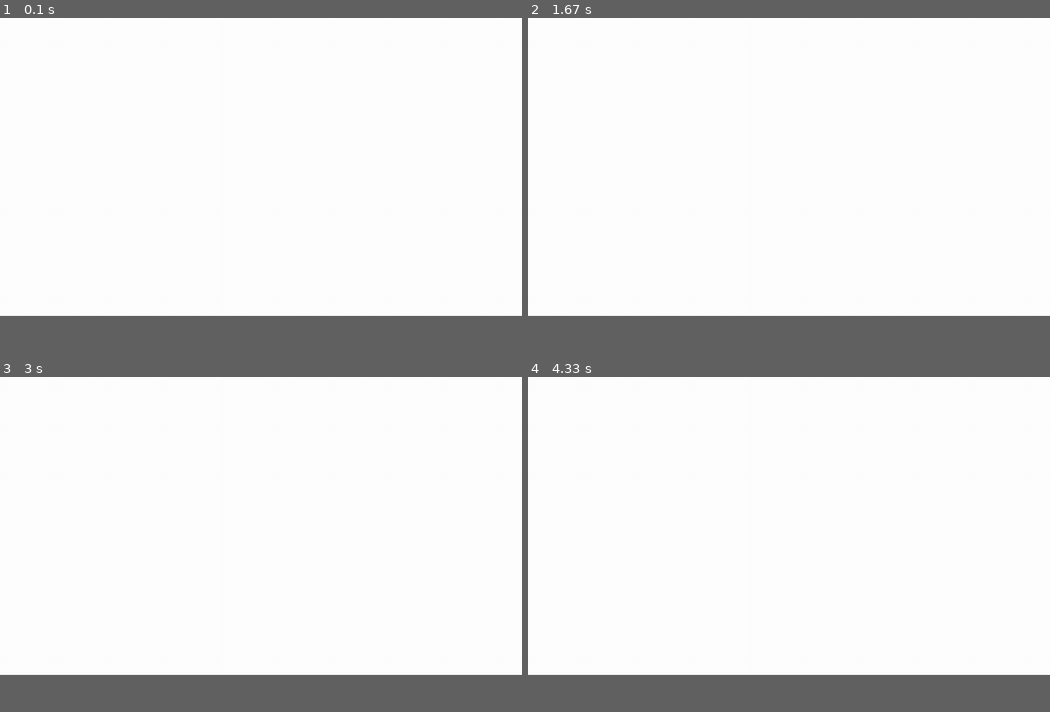
Above: before the commit, frames 1-4 (two rows, left to right).
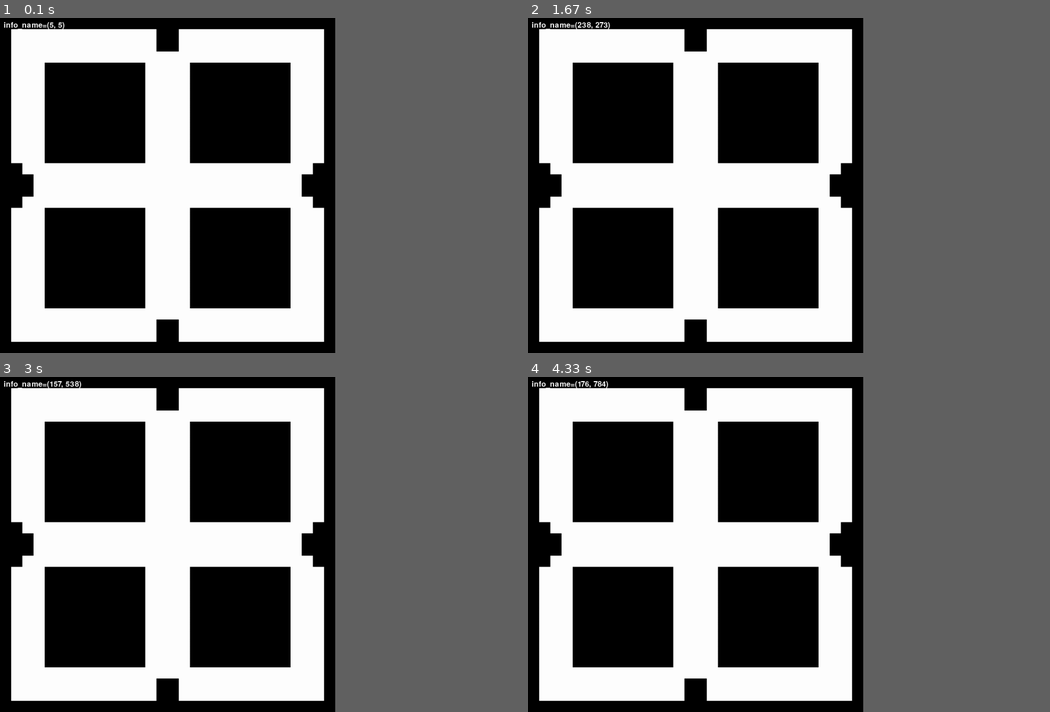
Above: after the commit, the same moments.

Repository: ArcherWayne/pygame_pathfinding
Game: pygame game, started from main.py
Same seed, same stepped clock (60 frames per second), same inputs: the game is played once before the commit and once after it.
Inputs (mouse positions are in pixels of both pictures, inside the frame that each line leads up to):
- Up to frame 1 (0.1 s): no input
- Up to frame 2 (1.67 s): click (695, 208) at 0.38 s; click (590, 262) at 0.72 s; click (820, 302) at 1.05 s; click (616, 118) at 1.38 s
- Up to frame 3 (3 s): click (167, 584) at 1.72 s; click (120, 474) at 2.05 s; click (281, 631) at 2.38 s; click (57, 578) at 2.72 s
- Up to frame 4 (4.33 s): click (595, 480) at 3.05 s; click (616, 601) at 3.38 s; click (815, 621) at 3.72 s; click (595, 668) at 4.05 s
In our replay, the window is 900x514 before the commit and 578x578 after it. These sizes can differ from the game's own. Grey fills any space a smaller window leaves; there, only what the larger window draws over its background counts as a difference.

The runs differ from the first frame. In frame 1, 33% of the frame differs, in the area x 0-65%, y 0-100%; in frame 2, 33%; in frame 3, 33%; in frame 4, 33%.

Commit message:
map_generator

Diff:
--- a/main.py
+++ b/main.py
@@ -1,20 +1,64 @@
+from urllib.parse import scheme_chars
 from pathfinding.core.grid import Grid
+from pathfinding.finder.a_star import AStarFinder
+from pathfinding.core.diagonal_movement import DiagonalMovement
 import pygame, sys, time
-import setting
 from debug import debug
 
 # general setup --------------------------------------------------------------------------------------------- #
+# color setup
+WHITE = (255, 255, 255)
+BLACK = (0, 0, 0)
+
+# 1是可以通过 0是不可以通过
+matrix = [
+	[0,0,0,0,0,0,0,0,0,0,0,0,0,0,0,0,0,0,0,0,0,0,0,0,0,0,0,0,0,0],
+	[0,1,1,1,1,1,1,1,1,1,1,1,1,0,0,0,0,1,1,1,1,1,1,1,1,1,1,1,1,0],
+	[0,1,1,1,1,1,1,1,1,1,1,1,1,1,0,0,1,1,1,1,1,1,1,1,1,1,1,1,1,0],
+	[0,1,1,1,1,1,1,1,1,1,1,1,1,1,1,1,1,1,1,1,1,1,1,1,1,1,1,1,1,0],
+	[0,1,1,1,0,0,0,0,0,0,0,0,0,1,1,1,1,0,0,0,0,0,0,0,0,0,1,1,1,0],
+	[0,1,1,1,0,0,0,0,0,0,0,0,0,1,1,1,1,0,0,0,0,0,0,0,0,0,1,1,1,0],
+	[0,1,1,1,0,0,0,0,0,0,0,0,0,1,1,1,1,0,0,0,0,0,0,0,0,0,1,1,1,0],
+	[0,1,1,1,0,0,0,0,0,0,0,0,0,1,1,1,1,0,0,0,0,0,0,0,0,0,1,1,1,0],
+	[0,1,1,1,0,0,0,0,0,0,0,0,0,1,1,1,1,0,0,0,0,0,0,0,0,0,1,1,1,0],
+	[0,1,1,1,0,0,0,0,0,0,0,0,0,1,1,1,1,0,0,0,0,0,0,0,0,0,1,1,1,0],
+	[0,1,1,1,0,0,0,0,0,0,0,0,0,1,1,1,1,0,0,0,0,0,0,0,0,0,1,1,1,0],
+	[0,1,1,1,0,0,0,0,0,0,0,0,0,1,1,1,1,0,0,0,0,0,0,0,0,0,1,1,1,0],
+	[0,1,1,1,0,0,0,0,0,0,0,0,0,1,1,1,1,0,0,0,0,0,0,0,0,0,1,1,1,0],
+	[0,1,1,1,1,1,1,1,1,1,1,1,1,1,1,1,1,1,1,1,1,1,1,1,1,1,1,1,1,0],
+	[0,0,0,1,1,1,1,1,1,1,1,1,1,1,1,1,1,1,1,1,1,1,1,1,1,1,1,0,0,0],
+	[0,0,0,1,1,1,1,1,1,1,1,1,1,1,1,1,1,1,1,1,1,1,1,1,1,1,1,0,0,0],
+	[0,1,1,1,1,1,1,1,1,1,1,1,1,1,1,1,1,1,1,1,1,1,1,1,1,1,1,1,1,0],
+	[0,1,1,1,0,0,0,0,0,0,0,0,0,1,1,1,1,0,0,0,0,0,0,0,0,0,1,1,1,0],
+	[0,1,1,1,0,0,0,0,0,0,0,0,0,1,1,1,1,0,0,0,0,0,0,0,0,0,1,1,1,0],
+	[0,1,1,1,0,0,0,0,0,0,0,0,0,1,1,1,1,0,0,0,0,0,0,0,0,0,1,1,1,0],
+	[0,1,1,1,0,0,0,0,0,0,0,0,0,1,1,1,1,0,0,0,0,0,0,0,0,0,1,1,1,0],
+	[0,1,1,1,0,0,0,0,0,0,0,0,0,1,1,1,1,0,0,0,0,0,0,0,0,0,1,1,1,0],
+	[0,1,1,1,0,0,0,0,0,0,0,0,0,1,1,1,1,0,0,0,0,0,0,0,0,0,1,1,1,0],
+	[0,1,1,1,0,0,0,0,0,0,0,0,0,1,1,1,1,0,0,0,0,0,0,0,0,0,1,1,1,0],
+	[0,1,1,1,0,0,0,0,0,0,0,0,0,1,1,1,1,0,0,0,0,0,0,0,0,0,1,1,1,0],
+	[0,1,1,1,0,0,0,0,0,0,0,0,0,1,1,1,1,0,0,0,0,0,0,0,0,0,1,1,1,0],
+	[0,1,1,1,1,1,1,1,1,1,1,1,1,1,1,1,1,1,1,1,1,1,1,1,1,1,1,1,1,0],
+	[0,1,1,1,1,1,1,1,1,1,1,1,1,1,0,0,1,1,1,1,1,1,1,1,1,1,1,1,1,0],
+	[0,1,1,1,1,1,1,1,1,1,1,1,1,0,0,0,0,1,1,1,1,1,1,1,1,1,1,1,1,0],
+    [0,0,0,0,0,0,0,0,0,0,0,0,0,0,0,0,0,0,0,0,0,0,0,0,0,0,0,0,0,0],
+]
+
+# matrix = [
+#     [0,2,0,4],
+#     [5,6,7,8]
+# ]
+
+black_surf = pygame.Surface((30, 30))
+black_surf.fill(BLACK)
+white_surf = pygame.Surface((30, 30))
+white_surf.fill(WHITE)
+
 ## pygame setup
 pygame.init()
-screen = pygame.display.set_mode(setting.window_size)
-
-# pygame.display.set_caption('window_name')
-# pygame.display.set_icon(pygame.image.load('assets/blade game.png'))
-# background_surface = pygame.transform.scale(
-#     pygame.image.load('assets/background/ground.png').convert(), (setting.WIN_WIDTH, setting.WIN_HEIGTH))
-# background_rect = background_surface.get_rect(center=(setting.WIN_WIDTH / 2, setting.WIN_HEIGTH / 2))
-# clock = pygame.time.Clock()
-# font = pygame.font.Font('assets/font/Pixeltype.ttf', 50)
+clock = pygame.time.Clock()
+screen = pygame.display.set_mode((900,900))
+pygame.display.set_caption('pathfinding_snowfield')
 
 ## varibles setup
 game_active = True
@@ -25,6 +69,19 @@
 # group setup ----------------------------------------------------------------------------------------------- #
 all_sprites = pygame.sprite.Group()
 collision_sprites = pygame.sprite.Group()
+
+# functions ------------------------------------------------------------------------------------------------- #
+def draw_background(matrix, white_surf, black_surf):
+
+    for row in range(len(matrix)):
+        for col in range(len(matrix[row])):
+            if matrix[row][col] == 0: # 不可以通过, 涂黑
+                screen.blit(black_surf, (row*30, col*30))
+            if matrix[row][col] != 0: # 可以通过, 涂白
+                screen.blit(white_surf, (row*30, col*30))
+
+            pass
+
 
 # main ------------------------------------------------------------------------------------------------------ #
 def main():
@@ -42,10 +99,11 @@
                 sys.exit()
 
         if game_active:
-            screen.fill(setting.WHITE)
-            # screen.blit(background_surface, background_rect)
+            screen.fill(WHITE)
+            draw_background(matrix, white_surf, black_surf)
             all_sprites.update()
             all_sprites.draw(screen)
+            debug(pygame.mouse.get_pos())
 
 
         pygame.display.update()
--- a/me_pathfinding.py
+++ b/me_pathfinding.py
@@ -5,7 +5,7 @@
 matrix = [
     [1, 1, 1, 1, 1, 1],
     [1, 0, 1, 1, 1, 1],
-    [1, 1, 1, 1, 1, 1]
+    [1, 1, 1, 1, 1, 1],
 ]
 
 # 1. create a grid
@@ -16,6 +16,7 @@
 end = grid.node(5, 2)
 
 # 3. create a finder with a movement style
+# 此处是创建了一个实例
 finder = AStarFinder(diagonal_movement=DiagonalMovement.always)
 
 # 4. use the finder to find the path
--- /dev/null
+++ b/pathfinding_roomba.py
@@ -0,0 +1,172 @@
+import pygame, sys
+from pathfinding.core.grid import Grid
+from pathfinding.finder.a_star import AStarFinder
+from pathfinding.core.diagonal_movement import DiagonalMovement
+
+class Pathfinder: # pathfinder 在这里是一个功能, 这个类的作用就是管理这个功能的代码
+	def __init__(self,matrix):
+
+		# setup
+		self.matrix = matrix
+		self.grid = Grid(matrix = matrix)
+		self.select_surf = pygame.image.load('selection.png').convert_alpha()
+
+		# pathfinding
+		self.path = []
+
+		# Roomba
+		self.roomba = pygame.sprite.GroupSingle(Roomba(self.empty_path))
+
+	def empty_path(self):
+		self.path = []
+
+	def draw_active_cell(self):
+		mouse_pos = pygame.mouse.get_pos()
+		row =  mouse_pos[1] // 32
+		col =  mouse_pos[0] // 32
+		current_cell_value = self.matrix[row][col]
+		if current_cell_value == 1:
+			rect = pygame.Rect((col * 32,row * 32),(32,32))
+			screen.blit(self.select_surf,rect)
+
+	def create_path(self):
+
+		# start
+		start_x, start_y = self.roomba.sprite.get_coord()
+		start = self.grid.node(start_x,start_y)
+
+		# end
+		mouse_pos = pygame.mouse.get_pos()
+		end_x,end_y =  mouse_pos[0] // 32, mouse_pos[1] // 32
+		end = self.grid.node(end_x,end_y)
+
+		# path
+		finder = AStarFinder(diagonal_movement = DiagonalMovement.always)
+		self.path,_ = finder.find_path(start,end,self.grid)
+		self.grid.cleanup()
+		self.roomba.sprite.set_path(self.path)  # 将生成的path传入roomba
+
+	def draw_path(self):
+		if self.path:
+			points = []
+			for point in self.path:
+				x = (point[0] * 32) + 16
+				y = (point[1] * 32) + 16
+				points.append((x,y))
+				pygame.draw.circle(screen, "#124542",(x, y), 5)
+			pygame.draw.lines(screen,'#4a4a4a',False,points,5)
+
+	def update(self):
+		self.draw_active_cell()
+		self.draw_path()
+
+		# roomba updating and drawing
+		self.roomba.update()
+		self.roomba.draw(screen)
+
+class Roomba(pygame.sprite.Sprite):
+	def __init__(self,empty_path):
+
+		# basic
+		super().__init__()
+		self.image = pygame.image.load('roomba.png').convert_alpha()
+		self.rect = self.image.get_rect(center = (60,60))
+
+		# movement
+		self.pos = self.rect.center
+		self.speed = 3
+		self.direction = pygame.math.Vector2(0,0)
+
+		# path
+		self.path = []
+		self.collision_rects = []
+		self.empty_path = empty_path
+
+	def get_coord(self):
+		col = self.rect.centerx // 32
+		row = self.rect.centery // 32
+		return (col,row)
+
+	def set_path(self,path):
+		self.path = path
+		self.create_collision_rects()
+		self.get_direction()
+
+	def create_collision_rects(self): # 在每个转折点处创建一个
+		if self.path:
+			self.collision_rects = []
+			for point in self.path: # 此处参考上面的draw_path方法
+				x = (point[0] * 32) + 16
+				y = (point[1] * 32) + 16
+				rect = pygame.Rect((x - 2,y - 2),(4,4))
+				self.collision_rects.append(rect) # rect是pygame中非常重要的一个概念, 首先每个surface...?
+
+	def get_direction(self):
+		if self.collision_rects:
+			start = pygame.math.Vector2(self.pos)
+			end = pygame.math.Vector2(self.collision_rects[0].center)
+			self.direction = (end - start).normalize()
+		else:
+			self.direction = pygame.math.Vector2(0,0)
+			self.path = []
+
+	def check_collisions(self):
+		if self.collision_rects:
+			for rect in self.collision_rects:
+				if rect.collidepoint(self.pos):
+					del self.collision_rects[0]
+					self.get_direction()
+		else:
+			self.empty_path()
+
+	def update(self):
+		self.pos += self.direction * self.speed # 了解到这个程序完全没有考虑到dt, 自己写的程序要有dt
+		self.check_collisions()
+		self.rect.center = self.pos
+
+# pygame setup
+pygame.init()
+screen = pygame.display.set_mode((1280,736))
+clock = pygame.time.Clock()
+
+# game setup
+bg_surf = pygame.image.load('map.png').convert()
+matrix = [
+	[0,0,0,0,0,0,0,0,0,0,0,0,0,0,0,0,0,0,0,0,0,0,0,0,0,0,0,0,0,0,0,0,0,0,0,0,0,0,0,0],
+	[0,1,1,1,1,1,1,1,1,1,1,1,1,1,1,1,1,1,0,0,1,1,1,1,0,0,1,1,1,1,1,1,1,1,1,1,1,1,1,0],
+	[0,1,1,1,1,1,1,1,1,1,1,1,1,1,1,1,1,1,0,0,1,1,1,1,0,0,1,1,1,1,1,1,1,1,1,1,1,1,1,0],
+	[0,1,1,1,1,1,1,1,1,1,1,1,1,1,1,1,0,0,0,0,0,0,1,1,0,0,1,1,1,1,1,0,0,0,0,1,1,1,1,0],
+	[0,1,1,1,1,1,1,1,1,1,1,1,1,1,1,1,0,0,0,0,0,0,1,1,0,0,1,1,1,1,1,0,0,0,0,1,1,1,1,0],
+	[0,1,1,1,1,1,1,1,1,1,1,1,1,1,1,1,0,0,1,0,0,1,1,1,0,0,1,1,1,1,1,1,1,1,1,1,1,1,1,0],
+	[0,1,1,1,1,1,1,1,1,1,1,1,1,1,1,1,0,0,1,0,0,1,1,1,0,0,1,1,1,1,1,1,1,1,1,1,1,0,0,0],
+	[0,1,1,1,1,1,1,1,1,1,1,0,0,1,1,1,1,1,1,1,1,1,1,1,0,0,1,1,1,1,1,1,1,1,1,1,1,0,0,0],
+	[0,0,0,0,0,0,0,0,0,0,0,0,0,1,1,1,1,0,0,1,1,0,0,1,0,0,1,1,1,1,1,1,1,1,1,1,1,1,1,0],
+	[0,0,0,0,0,0,0,0,0,0,0,0,0,1,1,1,1,0,0,1,1,0,0,1,0,0,1,1,1,1,0,0,0,0,0,0,1,1,1,0],
+	[0,0,0,0,0,0,0,0,0,0,0,0,0,1,1,1,1,1,1,1,1,1,1,1,0,0,1,1,1,1,0,0,0,0,0,0,1,1,1,0],
+	[0,0,0,0,0,0,0,0,0,0,0,0,0,1,1,1,0,0,0,0,0,0,0,0,0,0,0,1,1,0,0,0,0,0,0,0,0,0,0,0],
+	[0,1,1,1,1,1,1,1,1,1,1,0,0,1,1,1,0,0,0,0,0,0,0,0,0,0,0,1,1,0,0,0,0,0,0,0,0,0,0,0],
+	[0,1,1,1,1,1,1,1,1,1,1,0,0,1,1,1,1,1,1,1,1,1,1,1,1,1,1,1,1,1,1,1,1,1,1,1,1,1,1,0],
+	[0,1,1,0,0,1,1,1,1,1,1,1,1,1,1,1,1,1,1,1,1,1,1,1,1,1,1,1,1,1,1,1,1,1,1,1,1,1,1,0],
+	[0,1,1,0,0,1,1,1,1,1,1,1,1,1,1,0,0,1,1,0,0,0,0,0,0,0,0,0,0,0,1,1,1,1,1,1,1,1,1,0],
+	[0,1,1,1,1,1,1,1,1,0,0,0,0,1,1,0,0,1,1,0,0,0,0,0,0,0,0,0,0,0,1,0,0,1,1,1,1,0,0,0],
+	[0,1,1,1,1,1,0,0,1,0,0,0,0,1,1,0,0,1,1,1,1,1,1,1,1,1,1,1,0,0,1,0,0,1,1,1,1,0,0,0],
+	[0,0,0,1,1,1,0,0,1,1,1,0,0,1,1,0,0,1,1,1,1,1,1,1,1,1,1,1,0,0,1,1,1,1,1,1,1,1,1,0],
+	[0,0,0,1,1,1,1,1,1,1,1,0,0,1,1,0,0,1,1,1,1,1,1,1,1,1,1,1,0,0,1,1,1,1,1,1,1,1,1,0],
+	[0,1,1,1,1,1,1,1,1,0,0,0,0,1,1,0,0,1,1,1,1,1,1,1,1,1,1,1,0,0,1,1,1,1,1,0,0,1,1,0],
+	[0,1,1,1,1,1,1,1,1,0,0,0,0,1,1,0,0,1,1,1,1,1,1,1,1,1,1,1,0,0,1,1,1,1,1,0,0,1,1,0],
+	[0,0,0,0,0,0,0,0,0,0,0,0,0,0,0,0,0,0,0,0,0,0,0,0,0,0,0,0,0,0,0,0,0,0,0,0,0,0,0,0]]
+pathfinder = Pathfinder(matrix)
+
+while True:
+	for event in pygame.event.get():
+		if event.type == pygame.QUIT:
+			pygame.quit()
+			sys.exit()
+		if event.type == pygame.MOUSEBUTTONDOWN:
+			pathfinder.create_path()
+
+	screen.blit(bg_surf,(0,0))
+	pathfinder.update()
+
+	pygame.display.update()
+	clock.tick(60)
--- /dev/null
+++ b/tempCodeRunnerFile.py
@@ -0,0 +1,2 @@
+start = grid.node(0, 0)
+end = grid.node(5, 2)
Binary file added: map.png
Binary file added: roomba.png
Binary file added: selection.png
Not shown, added: drawio/pathfinding_map.drawio
